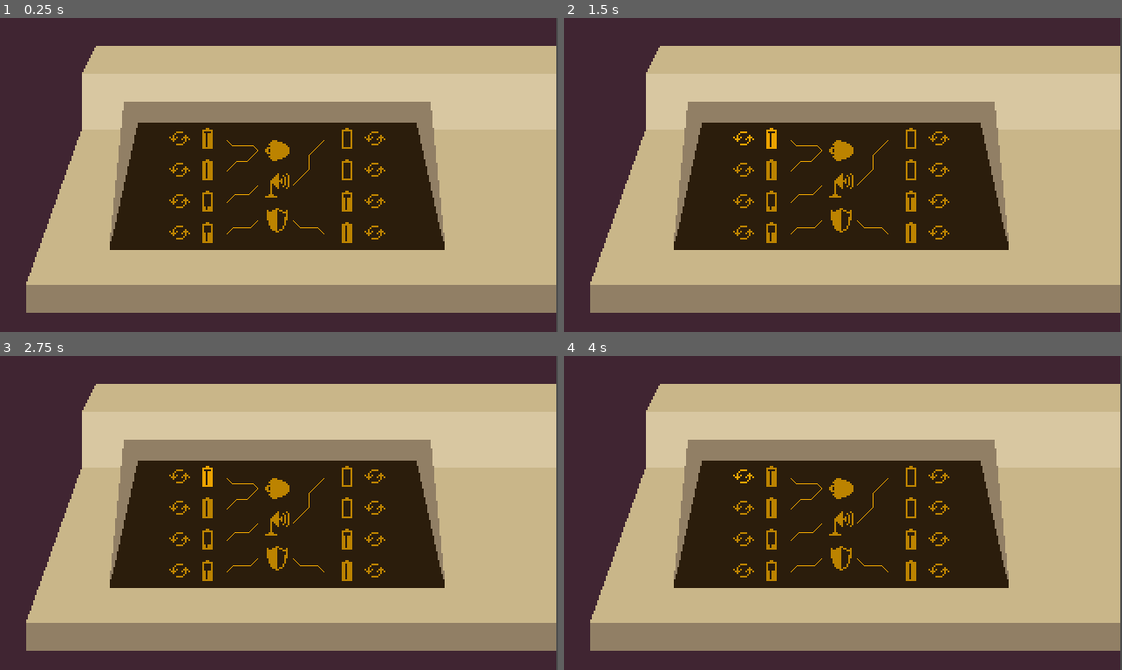
Above: before the commit, frames 1-4 (two rows, left to right).
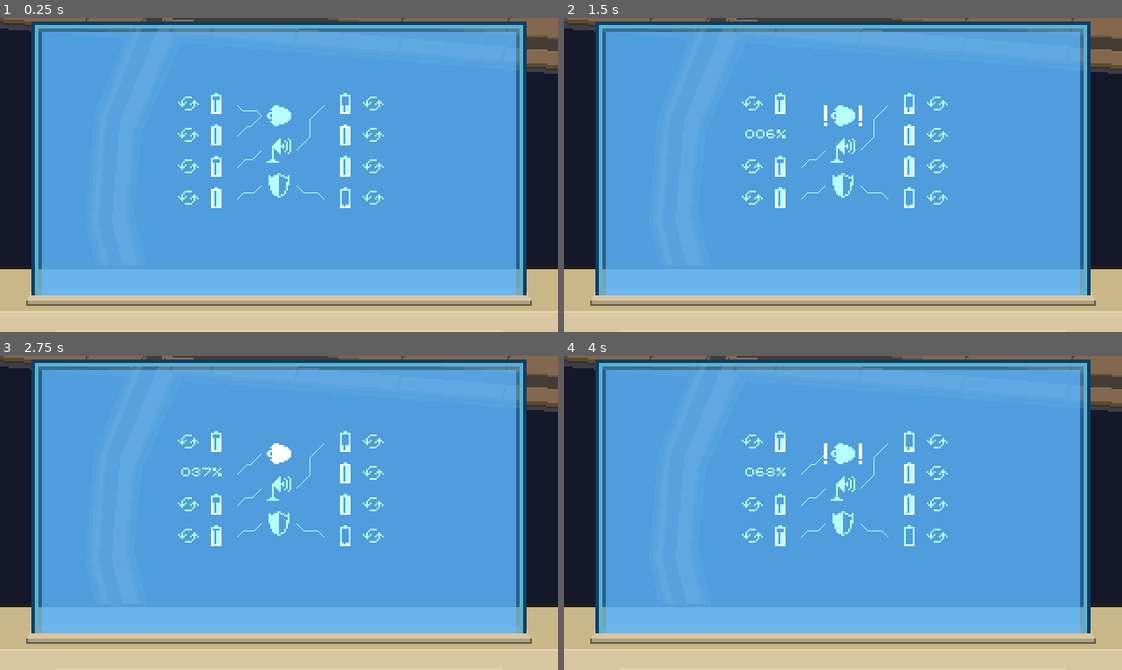
Above: after the commit, the same moments.

Repository: kevinlights/cosmic-s.n.a.f.u
Game: Godot game, scene res://scenes/Game.tscn
Two runs of this game, one before a commit and one after it. Both use one fixed random seed, a clock stepped at 60 frames per second and the inputs below. The project has no main scene, so this scene is started directly.
Inputs (mouse positions are in pixels of both pictures, inside the frame that each line leads up to):
- Up to frame 1 (0.25 s): no input
- Up to frame 2 (1.5 s): click (770, 137) at 0.52 s; click (742, 137) at 1.27 s
- Up to frame 3 (2.75 s): click (279, 453) at 2.02 s
- Up to frame 4 (4 s): click (770, 475) at 2.77 s; click (742, 475) at 3.52 s

The runs differ from the first frame. In frame 1, 99% of the frame differs, in the area x 0-100%, y 0-100%; in frame 2, 99%; in frame 3, 99%; in frame 4, 99%.

Commit message:
Implement D4yz's console graphics and add battery draining/replacement

Diff:
--- a/objects/energy_system/Battery.gd
+++ b/objects/energy_system/Battery.gd
@@ -1,25 +1,42 @@
 extends Control
 
-const COLOUR_BRIGHT = Color("eca400")
-const COLOUR_DIM = Color("bd8400")
+const COLOUR_BRIGHT = Color.white
+const COLOUR_DIM = Color("687f8a")
 
+onready var button_select = $Button_Select
 onready var button_refresh = $Button_Refresh
+onready var texture_dead = $Texture_Dead
 onready var label_recharging = $Label_Recharging
 onready var indicator = $Button_Select/ChargeIndicator
 onready var connector = $Connector
 
-onready var charge : float = randf()
 var which_battery : int
 var selected : bool = false
 
 signal battery_selected
+signal battery_change_started
 
-func refresh_charge_indicator() -> void:
-	indicator.value = charge * 12
-	label_recharging.text = str("%03d" % int(charge * 100)) + "%"
+func refresh_indicator(state : int, charge : float, replacement_progress : float) -> void:
+	match state:
+		0: # on
+			button_select.visible = true
+			button_refresh.visible = true
+			texture_dead.visible = false
+			label_recharging.visible = false
+			indicator.value = charge * 12
+		1: # dead
+			button_select.visible = false
+			button_refresh.visible = true
+			texture_dead.visible = true
+			label_recharging.visible = false
+		2: # changing
+			button_select.visible = false
+			button_refresh.visible = false
+			texture_dead.visible = false
+			label_recharging.visible = true
+			label_recharging.text = str("%03d" % int(replacement_progress * 100)) + "%"
 
 func _ready() -> void:
-	refresh_charge_indicator()
 	indicator.modulate = COLOUR_DIM
 
 func deselect() -> void:
@@ -31,7 +48,7 @@
 	selected = true
 
 func _on_Button_Refresh_pressed():
-	pass # Replace with function body.
+	emit_signal("battery_change_started", which_battery)
 
 # We need to fudge the button changing colour when hovered over, since the texture isn't part of the button itself
 func _on_Button_Select_mouse_entered() -> void:
--- a/objects/energy_system/BatteryL.tscn
+++ b/objects/energy_system/BatteryL.tscn
@@ -1,18 +1,21 @@
-[gd_scene load_steps=9 format=2]
+[gd_scene load_steps=11 format=2]
 
 [ext_resource path="res://fonts/computer.tres" type="DynamicFont" id=1]
 [ext_resource path="res://objects/energy_system/Battery.gd" type="Script" id=2]
 [ext_resource path="res://sprites/energy_icons.png" type="Texture" id=3]
 
-[sub_resource type="AtlasTexture" id=1]
+[sub_resource type="CanvasItemMaterial" id=1]
+blend_mode = 1
+
+[sub_resource type="AtlasTexture" id=2]
 atlas = ExtResource( 3 )
 region = Rect2( 16, 2, 16, 12 )
 
-[sub_resource type="AtlasTexture" id=2]
+[sub_resource type="AtlasTexture" id=3]
 atlas = ExtResource( 3 )
 region = Rect2( 32, 2, 16, 12 )
 
-[sub_resource type="AtlasTexture" id=3]
+[sub_resource type="AtlasTexture" id=4]
 atlas = ExtResource( 3 )
 region = Rect2( 0, 18, 16, 12 )
 
@@ -20,11 +23,16 @@
 atlas = ExtResource( 3 )
 region = Rect2( 0, 18, 16, 12 )
 
-[sub_resource type="AtlasTexture" id=4]
+[sub_resource type="AtlasTexture" id=6]
 atlas = ExtResource( 3 )
 region = Rect2( 0, 2, 16, 12 )
 
+[sub_resource type="AtlasTexture" id=7]
+atlas = ExtResource( 3 )
+region = Rect2( 48, 1, 16, 12 )
+
 [node name="BatteryL" type="Control"]
+material = SubResource( 1 )
 margin_right = 32.0
 margin_bottom = 14.0
 rect_min_size = Vector2( 32, 14 )
@@ -34,6 +42,7 @@
 }
 
 [node name="Button_Select" type="TextureButton" parent="."]
+use_parent_material = true
 margin_left = 16.0
 margin_top = 1.0
 margin_right = 32.0
@@ -44,35 +53,38 @@
 }
 
 [node name="ChargeIndicator" type="TextureProgress" parent="Button_Select"]
+use_parent_material = true
 margin_right = 16.0
 margin_bottom = 12.0
 max_value = 12.0
 value = 2.0
-texture_over = SubResource( 1 )
-texture_progress = SubResource( 2 )
+texture_over = SubResource( 2 )
+texture_progress = SubResource( 3 )
 fill_mode = 3
 __meta__ = {
 "_edit_use_anchors_": false
 }
 
 [node name="Button_Refresh" type="TextureButton" parent="."]
+use_parent_material = true
 margin_top = 1.0
 margin_right = 16.0
 margin_bottom = 13.0
-texture_normal = SubResource( 3 )
+texture_normal = SubResource( 4 )
 texture_pressed = SubResource( 5 )
-texture_hover = SubResource( 4 )
+texture_hover = SubResource( 6 )
 __meta__ = {
 "_edit_use_anchors_": false
 }
 
 [node name="Label_Recharging" type="Label" parent="."]
 visible = false
+use_parent_material = true
 margin_top = 1.0
 margin_right = 32.0
 margin_bottom = 12.0
 custom_fonts/font = ExtResource( 1 )
-custom_colors/font_color = Color( 0.92549, 0.643137, 0, 1 )
+custom_colors/font_color = Color( 0.407843, 0.498039, 0.541176, 1 )
 text = "010%"
 align = 1
 valign = 1
@@ -80,7 +92,16 @@
 "_edit_use_anchors_": false
 }
 
+[node name="Texture_Dead" type="TextureRect" parent="."]
+visible = false
+use_parent_material = true
+margin_left = 16.0
+margin_right = 32.0
+margin_bottom = 16.0
+texture = SubResource( 7 )
+
 [node name="Connector" type="Control" parent="."]
+use_parent_material = true
 margin_left = 36.0
 margin_top = 8.0
 margin_right = 36.0
--- a/objects/energy_system/BatteryR.tscn
+++ b/objects/energy_system/BatteryR.tscn
@@ -1,18 +1,21 @@
-[gd_scene load_steps=9 format=2]
+[gd_scene load_steps=11 format=2]
 
 [ext_resource path="res://fonts/computer.tres" type="DynamicFont" id=1]
 [ext_resource path="res://sprites/energy_icons.png" type="Texture" id=2]
 [ext_resource path="res://objects/energy_system/Battery.gd" type="Script" id=3]
 
-[sub_resource type="AtlasTexture" id=1]
+[sub_resource type="CanvasItemMaterial" id=1]
+blend_mode = 1
+
+[sub_resource type="AtlasTexture" id=2]
 atlas = ExtResource( 2 )
 region = Rect2( 16, 2, 16, 12 )
 
-[sub_resource type="AtlasTexture" id=2]
+[sub_resource type="AtlasTexture" id=3]
 atlas = ExtResource( 2 )
 region = Rect2( 32, 2, 16, 12 )
 
-[sub_resource type="AtlasTexture" id=3]
+[sub_resource type="AtlasTexture" id=4]
 atlas = ExtResource( 2 )
 region = Rect2( 0, 18, 16, 12 )
 
@@ -20,11 +23,16 @@
 atlas = ExtResource( 2 )
 region = Rect2( 0, 18, 16, 12 )
 
-[sub_resource type="AtlasTexture" id=4]
+[sub_resource type="AtlasTexture" id=6]
 atlas = ExtResource( 2 )
 region = Rect2( 0, 2, 16, 12 )
 
+[sub_resource type="AtlasTexture" id=7]
+atlas = ExtResource( 2 )
+region = Rect2( 48, 1, 16, 12 )
+
 [node name="BatteryR" type="Control"]
+material = SubResource( 1 )
 margin_right = 32.0
 margin_bottom = 14.0
 rect_min_size = Vector2( 32, 14 )
@@ -34,6 +42,7 @@
 }
 
 [node name="Button_Select" type="TextureButton" parent="."]
+use_parent_material = true
 margin_top = 1.0
 margin_right = 16.0
 margin_bottom = 13.0
@@ -43,39 +52,52 @@
 }
 
 [node name="ChargeIndicator" type="TextureProgress" parent="Button_Select"]
+use_parent_material = true
 margin_right = 16.0
 margin_bottom = 12.0
 max_value = 12.0
 value = 2.0
-texture_over = SubResource( 1 )
-texture_progress = SubResource( 2 )
+texture_over = SubResource( 2 )
+texture_progress = SubResource( 3 )
 fill_mode = 3
 __meta__ = {
 "_edit_use_anchors_": false
 }
 
 [node name="Button_Refresh" type="TextureButton" parent="."]
+use_parent_material = true
 margin_left = 16.0
 margin_top = 1.0
 margin_right = 32.0
 margin_bottom = 13.0
-texture_normal = SubResource( 3 )
+texture_normal = SubResource( 4 )
 texture_pressed = SubResource( 5 )
-texture_hover = SubResource( 4 )
+texture_hover = SubResource( 6 )
 __meta__ = {
 "_edit_use_anchors_": false
 }
 
 [node name="Label_Recharging" type="Label" parent="."]
 visible = false
+use_parent_material = true
 margin_top = 1.0
 margin_right = 32.0
 margin_bottom = 12.0
 custom_fonts/font = ExtResource( 1 )
-custom_colors/font_color = Color( 0.92549, 0.643137, 0, 1 )
+custom_colors/font_color = Color( 0.407843, 0.498039, 0.541176, 1 )
 text = "010%"
 align = 1
 valign = 1
+__meta__ = {
+"_edit_use_anchors_": false
+}
+
+[node name="Texture_Dead" type="TextureRect" parent="."]
+visible = false
+use_parent_material = true
+margin_right = 40.0
+margin_bottom = 40.0
+texture = SubResource( 7 )
 __meta__ = {
 "_edit_use_anchors_": false
 }
--- a/objects/energy_system/Component.gd
+++ b/objects/energy_system/Component.gd
@@ -10,6 +10,10 @@
 
 signal component_selected
 
+func set_alerts_visible(left : bool, right : bool) -> void:
+	alert_l.visible = left
+	alert_r.visible = right
+
 func update_icon() -> void:
 	button.texture_normal = button.texture_normal.duplicate()
 	button.texture_hover = button.texture_hover.duplicate()
@@ -18,6 +22,13 @@
 	button.texture_hover.region.position.x = (1 + which_component) * 16
 	button.texture_pressed.region.position.x = (1 + which_component) * 16
 
+func _blink_alerts():
+	for alert in [alert_l, alert_r]:
+		if alert.modulate == Color.white:
+			alert.modulate = Color.transparent
+		else:
+			alert.modulate = Color.white
+
 func _ready() -> void:
 	update_icon()
 
--- a/objects/energy_system/Component.tscn
+++ b/objects/energy_system/Component.tscn
@@ -1,9 +1,12 @@
-[gd_scene load_steps=7 format=2]
+[gd_scene load_steps=8 format=2]
 
 [ext_resource path="res://sprites/energy_icons.png" type="Texture" id=1]
 [ext_resource path="res://objects/energy_system/Component.gd" type="Script" id=2]
 
-[sub_resource type="AtlasTexture" id=1]
+[sub_resource type="CanvasItemMaterial" id=1]
+blend_mode = 1
+
+[sub_resource type="AtlasTexture" id=2]
 atlas = ExtResource( 1 )
 region = Rect2( 16, 32, 16, 16 )
 
@@ -15,11 +18,12 @@
 atlas = ExtResource( 1 )
 region = Rect2( 16, 16, 16, 16 )
 
-[sub_resource type="AtlasTexture" id=2]
+[sub_resource type="AtlasTexture" id=5]
 atlas = ExtResource( 1 )
 region = Rect2( 4, 32, 8, 16 )
 
 [node name="Component" type="Control"]
+material = SubResource( 1 )
 anchor_right = 1.0
 anchor_bottom = 1.0
 margin_right = -608.0
@@ -31,11 +35,12 @@
 }
 
 [node name="Button" type="TextureButton" parent="."]
+use_parent_material = true
 margin_left = 8.0
 margin_right = 24.0
 margin_bottom = 16.0
 rect_min_size = Vector2( 16, 16 )
-texture_normal = SubResource( 1 )
+texture_normal = SubResource( 2 )
 texture_pressed = SubResource( 3 )
 texture_hover = SubResource( 4 )
 __meta__ = {
@@ -44,26 +49,42 @@
 
 [node name="AlertL" type="TextureRect" parent="."]
 visible = false
-margin_right = 8.0
+use_parent_material = true
+margin_left = 2.0
+margin_right = 10.0
 margin_bottom = 16.0
-texture = SubResource( 2 )
+texture = SubResource( 5 )
 
 [node name="AlertR" type="TextureRect" parent="."]
 visible = false
-margin_left = 24.0
-margin_right = 32.0
+use_parent_material = true
+margin_left = 22.0
+margin_right = 30.0
 margin_bottom = 16.0
-texture = SubResource( 2 )
+texture = SubResource( 5 )
+__meta__ = {
+"_edit_use_anchors_": false
+}
 
 [node name="ConnectorL" type="Control" parent="."]
+visible = false
 margin_left = 6.0
 margin_top = 8.0
 margin_right = 6.0
 margin_bottom = 8.0
 
 [node name="ConnectorR" type="Control" parent="."]
+visible = false
 margin_left = 26.0
 margin_top = 8.0
 margin_right = 26.0
 margin_bottom = 8.0
+__meta__ = {
+"_edit_use_anchors_": false
+}
+
+[node name="Timer_BlinkAlerts" type="Timer" parent="."]
+wait_time = 0.25
+autostart = true
 [connection signal="pressed" from="Button" to="." method="_on_Button_pressed"]
+[connection signal="timeout" from="Timer_BlinkAlerts" to="." method="_blink_alerts"]
--- a/objects/energy_system/EnergySystem.gd
+++ b/objects/energy_system/EnergySystem.gd
@@ -1,6 +1,6 @@
 extends Control
 
-const CONNECTOR_COLOUR : Color = Color("eca400")
+const CONNECTOR_COLOUR : Color = Color("687f8a")
 
 onready var batteries : Array = [
 	$BatteriesL/BatteryL1,
@@ -19,61 +19,50 @@
 	$Components/Component3
 ]
 
-var connections : Array = [0, 0, 1, 2, 1, -1, -1, 2]
-
 var selected_battery : int = -1
 var selected_component : int = -1
 
-func battery_selected(which : int) -> void:
+var game
+
+func battery_selected(which_battery : int) -> void:
 	# Deselect the old battery
 	if selected_battery != -1:
 		batteries[selected_battery].deselect()
-	selected_battery = which
-
-func do_connections_overlap(battery_a : int, component_a : int, battery_b : int, component_b : int) -> bool:
-	# If the two batteries or the two components are the same, the connections cannot overlap
-	if battery_a == battery_b or component_a == component_b:
-		return false
-	var battery_a_float : float = float(battery_a) if battery_a < 4 else float(battery_a - 4)
-	var component_a_float : float = float(component_a) + 0.5
-	var battery_b_float : float = float(battery_b) if battery_b < 4 else float(battery_b - 4)
-	var component_b_float : float = float(component_b) + 0.5
-	if battery_a_float > battery_b_float:
-		return component_a_float < component_b_float
-	else:
-		return component_a_float > component_b_float
-
-func override_connections_if_needed(battery : int, component : int) -> void:
-	var range_start : int = 0 if battery < 4 else 4
-	var range_end : int = 4 if battery < 4 else 8
-	for comparing_battery in range(range_start, range_end):
-		# Don't compare this connection to itself!
-		if comparing_battery == battery:
-			continue
-		var comparing_component : int = connections[comparing_battery]
-		# Make this this connection actually exists
-		if comparing_component == -1:
-			continue
-		# Okay, this connection might need to go
-		if do_connections_overlap(battery, component, comparing_battery, comparing_component):
-			connections[comparing_battery] = -1
+	selected_battery = which_battery
 
 func component_selected(which_component : int) -> void:
 	if selected_battery != -1:
 		# Connect the battery to the component
-		connections[selected_battery] = which_component
-		# Does this mean we need to override any existing connections?
-		override_connections_if_needed(selected_battery, which_component)
+		game.set_connection(selected_battery, which_component)
 		# Deselect the battery, and redraw the connections
 		batteries[selected_battery].deselect()
 		selected_battery = -1
 		update()
+
+func battery_change_started(which_battery : int) -> void:
+	game.start_changing_battery(which_battery)
+
+func refresh_component_alerts() -> void:
+	for i in range(0, components.size()):
+		if game.is_component_powered(i):
+			components[i].set_alerts_visible(false, false)
+		else:
+			components[i].set_alerts_visible(true, true)
+
+func update_battery_indicators() -> void:
+	for i in range(0, batteries.size()):
+		batteries[i].refresh_indicator(
+			game.battery_state[i],
+			game.battery_charge_levels[i],
+			game.battery_replacement_progress[i]
+		)
 
 func setup_connections() -> void:
 	for i in range(0, batteries.size()):
 		var battery = batteries[i]
 		battery.which_battery = i
 		battery.connect("battery_selected", self, "battery_selected")
+		battery.connect("battery_change_started", self, "battery_change_started")
 	for component in components:
 		component.connect("component_selected", self, "component_selected")
 
@@ -109,8 +98,8 @@
 	draw_line(point_b, to, CONNECTOR_COLOUR)
 
 func _draw() -> void:
-	for i in range(0, connections.size()):
-		var connection : int = connections[i]
+	for i in range(0, game.connections.size()):
+		var connection : int = game.connections[i]
 		if connection == -1:
 			continue
 		var battery = batteries[i]
--- a/objects/energy_system/EnergySystem.tscn
+++ b/objects/energy_system/EnergySystem.tscn
@@ -6,9 +6,15 @@
 [ext_resource path="res://objects/energy_system/Component.tscn" type="PackedScene" id=4]
 [ext_resource path="res://objects/energy_system/EnergySystem.gd" type="Script" id=5]
 
+[sub_resource type="CanvasItemMaterial" id=1]
+blend_mode = 1
+
 [node name="EnergySystem" type="Control"]
+material = SubResource( 1 )
 anchor_right = 1.0
 anchor_bottom = 1.0
+margin_right = -320.0
+margin_bottom = -180.0
 script = ExtResource( 5 )
 __meta__ = {
 "_edit_use_anchors_": false
@@ -24,10 +30,11 @@
 }
 
 [node name="BatteriesL" type="VBoxContainer" parent="."]
-margin_left = 96.0
-margin_top = 62.0
-margin_right = 128.0
-margin_bottom = 130.0
+margin_left = 100.0
+margin_top = 42.0
+margin_right = 132.0
+margin_bottom = 110.0
+custom_constants/separation = 4
 __meta__ = {
 "_edit_use_anchors_": false
 }
@@ -47,10 +54,11 @@
 margin_bottom = 68.0
 
 [node name="BatteriesR" type="VBoxContainer" parent="."]
-margin_left = 192.0
-margin_top = 62.0
-margin_right = 224.0
-margin_bottom = 130.0
+margin_left = 190.0
+margin_top = 42.0
+margin_right = 222.0
+margin_bottom = 110.0
+custom_constants/separation = 4
 __meta__ = {
 "_edit_use_anchors_": false
 }
@@ -71,10 +79,11 @@
 
 [node name="Components" type="VBoxContainer" parent="."]
 margin_left = 144.0
-margin_top = 68.0
+margin_top = 48.0
 margin_right = 176.0
-margin_bottom = 124.0
+margin_bottom = 104.0
 rect_min_size = Vector2( 32, 48 )
+custom_constants/separation = 4
 __meta__ = {
 "_edit_use_anchors_": false
 }
--- a/scenes/Game.gd
+++ b/scenes/Game.gd
@@ -2,7 +2,97 @@
 
 onready var asteroid_field = $AsteroidField
 onready var radar = $Radar
+onready var energy_system = $EnergySystem
 
-func _ready():
+const ENERGY_SYSTEM_UPDATE_TIME : float = 0.25
+const BATTERY_REPLACE_RATE : float = 0.25 # i.e. takes four seconds to replace
+
+enum BatteryState {ON, DEAD, CHANGING}
+
+var connections : Array = [0, 0, 1, 2, 1, -1, -1, 2]
+var battery_charge_levels : Array = [0.2, 0.4, 0.9, 0.9, 0.8, 0.8, 0.7, 0.7]
+var battery_state : Array = [BatteryState.ON, BatteryState.ON, BatteryState.ON, BatteryState.ON, BatteryState.ON, BatteryState.ON, BatteryState.ON, BatteryState.ON]
+var battery_replacement_progress : Array = [0.0, 0.0, 0.0, 0.0, 0.0, 0.0, 0.0, 0.0]
+var battery_drain_rates : Array = [0.02, 0.02, 0.03, 0.03, 0.04, 0.04, 0.05, 0.05]
+
+func do_connections_overlap(battery_a : int, component_a : int, battery_b : int, component_b : int) -> bool:
+	# If the two batteries or the two components are the same, the connections cannot overlap
+	if battery_a == battery_b or component_a == component_b:
+		return false
+	var battery_a_float : float = float(battery_a) if battery_a < 4 else float(battery_a - 4)
+	var component_a_float : float = float(component_a) + 0.5
+	var battery_b_float : float = float(battery_b) if battery_b < 4 else float(battery_b - 4)
+	var component_b_float : float = float(component_b) + 0.5
+	if battery_a_float > battery_b_float:
+		return component_a_float < component_b_float
+	else:
+		return component_a_float > component_b_float
+
+func override_connections_if_needed(battery : int, component : int) -> void:
+	var range_start : int = 0 if battery < 4 else 4
+	var range_end : int = 4 if battery < 4 else 8
+	for comparing_battery in range(range_start, range_end):
+		# Don't compare this connection to itself!
+		if comparing_battery == battery:
+			continue
+		var comparing_component : int = connections[comparing_battery]
+		# Make this this connection actually exists
+		if comparing_component == -1:
+			continue
+		# Okay, this connection might need to go
+		if do_connections_overlap(battery, component, comparing_battery, comparing_component):
+			connections[comparing_battery] = -1
+
+func set_connection(battery : int, component : int) -> void:
+	connections[battery] = component
+	# Does this mean we need to override any existing connections?
+	override_connections_if_needed(battery, component)
+
+func start_changing_battery(battery : int) -> void:
+	battery_state[battery] = BatteryState.CHANGING
+	battery_replacement_progress[battery] = 0.0
+	set_connection(battery, -1)
+	energy_system.update_battery_indicators()
+
+func is_battery_connected(battery : int) -> bool:
+	return connections[battery] != -1
+
+func is_battery_on(battery : int) -> bool:
+	return battery_state[battery] == BatteryState.ON
+
+func is_component_powered(component : int) -> bool:
+	var power : int = 0
+	for battery in range(0, connections.size()):
+		var connection : int = connections[battery]
+		if connection == component and is_battery_on(battery):
+			power += 1
+	return power >= 2
+
+func _update_energy_system() -> void:
+	# Drain the batteries
+	for i in range(0, battery_charge_levels.size()):
+		match battery_state[i]:
+			BatteryState.ON:
+				if is_battery_connected(i):
+					battery_charge_levels[i] -= battery_drain_rates[i] * ENERGY_SYSTEM_UPDATE_TIME
+					if battery_charge_levels[i] < 0.0:
+						battery_state[i] = BatteryState.DEAD
+						set_connection(i, -1)
+			BatteryState.CHANGING:
+				battery_replacement_progress[i] += BATTERY_REPLACE_RATE * ENERGY_SYSTEM_UPDATE_TIME
+				if battery_replacement_progress[i] >= 1.0:
+					battery_state[i] = BatteryState.ON
+					battery_charge_levels[i] = 1.0
+	energy_system.update_battery_indicators()
+	energy_system.refresh_component_alerts()
+	energy_system.update()
+
+func start_game() -> void:
+	battery_charge_levels.shuffle()
+	battery_drain_rates.shuffle()
+
+func _ready() -> void:
 	radar.asteroid_field = asteroid_field
 	radar.player_ship = asteroid_field.player_ship
+	energy_system.game = self
+	start_game()
--- a/scenes/Game.tscn
+++ b/scenes/Game.tscn
@@ -16,5 +16,8 @@
 position = Vector2( 160, 90 )
 
 [node name="EnergySystem" parent="." instance=ExtResource( 4 )]
-margin_left = -0.943878
-margin_right = -0.943878
+
+[node name="Timer_UpdateEnergySystem" type="Timer" parent="."]
+wait_time = 0.25
+autostart = true
+[connection signal="timeout" from="Timer_UpdateEnergySystem" to="." method="_update_energy_system"]
Not shown: 1 places in objects/energy_system/EnergySystem.tscn that only renumber resources
Binary file changed: sprites/backgrounds/console_left.png
Binary file changed: sprites/backgrounds/console_right.png
Binary file changed: sprites/energy_icons.png
